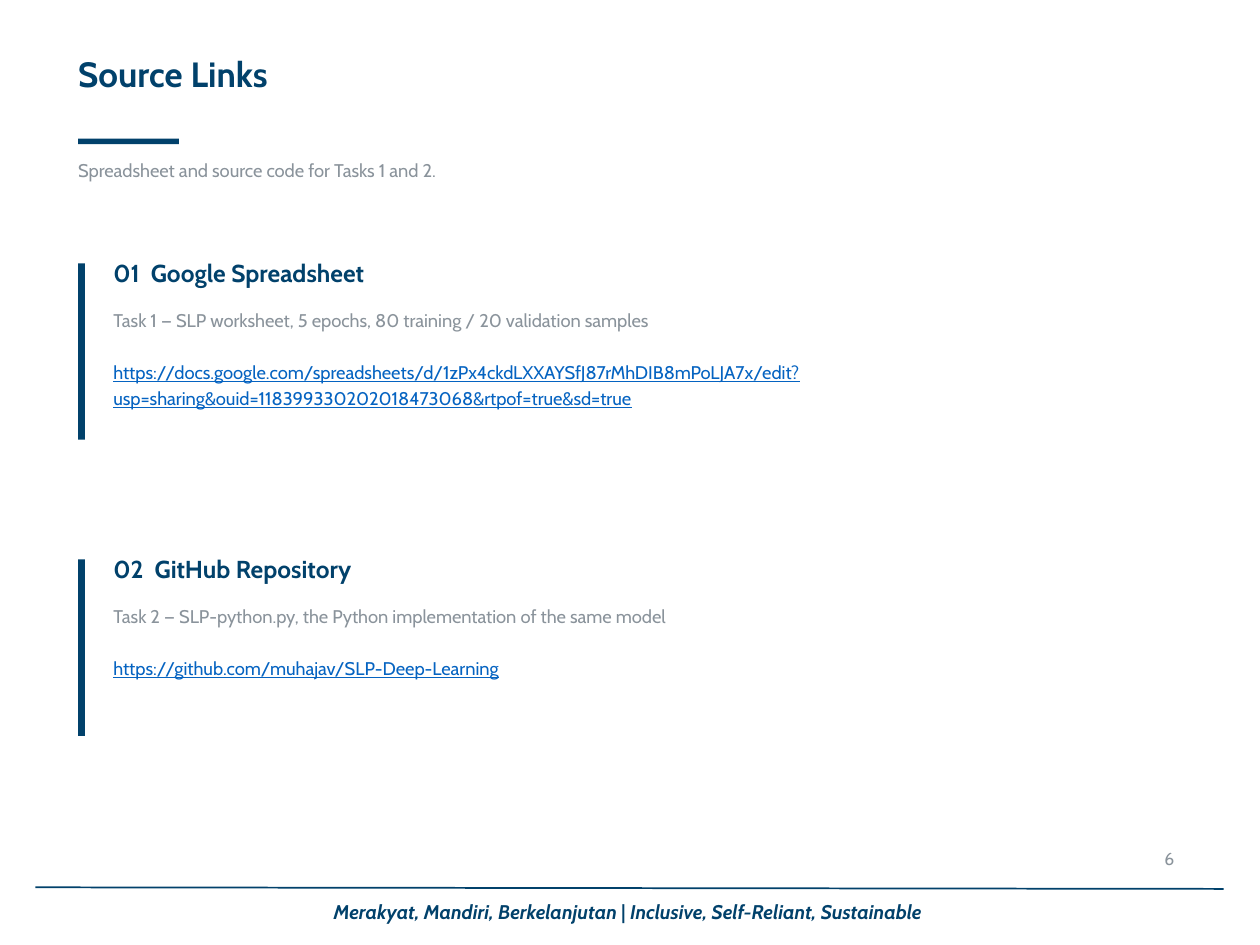
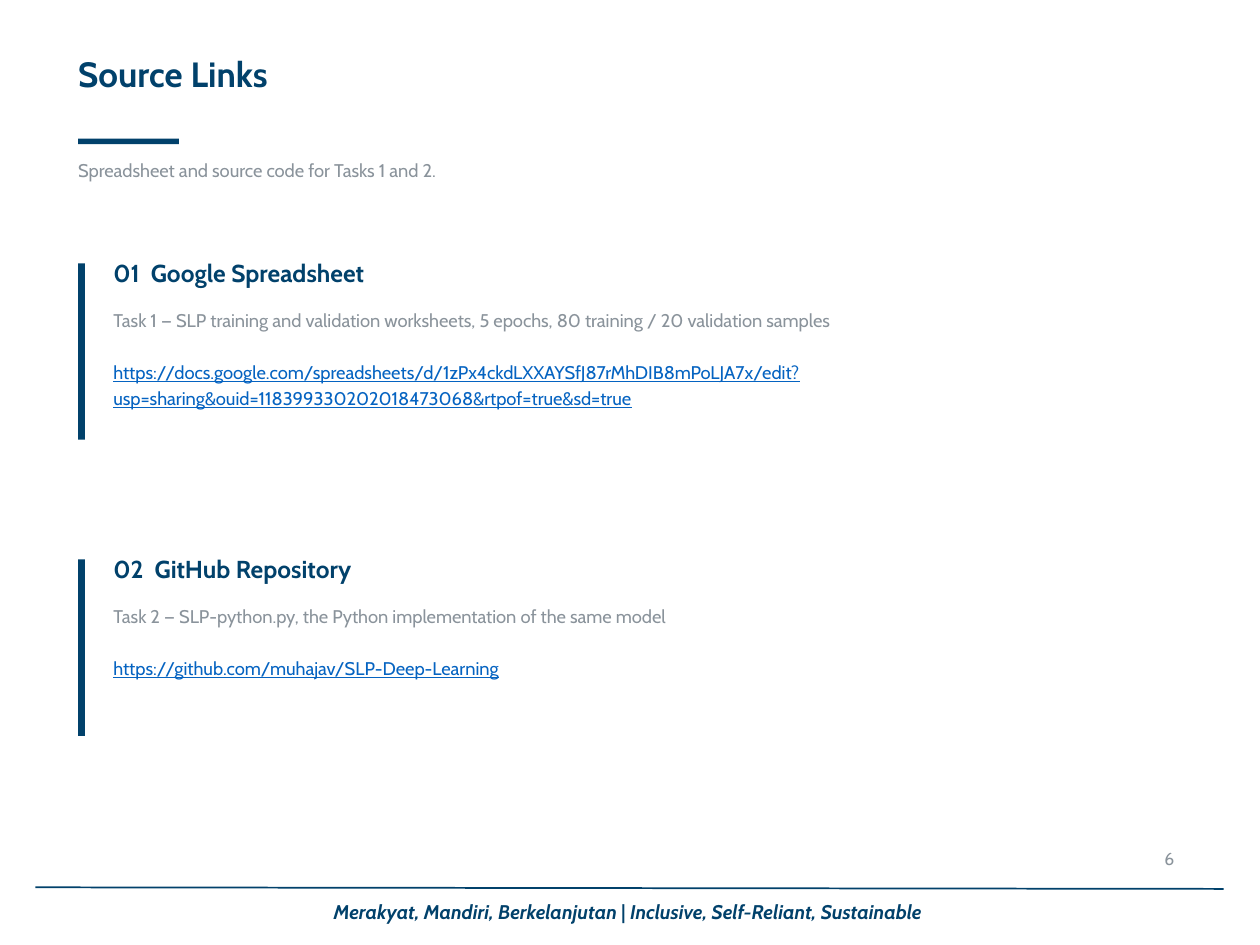
Before and after one commit to muhajav/SLP-Deep-Learning, a slide deck: slide 6 of Assignment 1 - SLP - Muhammad Javier.pptx. Drawn at 1260x945 pixels with LibreOffice and Linux fonts; fonts in the diff are those of the drawing; background and template pictures are left out. Boxes give left, top, right and bottom in pixels: in the first picture for what was removed or moved away, otherwise in the second. Text is boxed around its words. In the diff, an @@ line names an element or a change of style, - is before the commit and + after.

```diff
--- a/Assignment 1 - SLP - Muhammad Javier.pptx
+++ b/Assignment 1 - SLP - Muhammad Javier.pptx
@@ text at [113, 313, 830, 331]: text changed @@
-Task 1 — SLP worksheet, 5 epochs, 80 training / 20 validation samples
+Task 1 — SLP training and validation worksheets, 5 epochs, 80 training / 20 validation samples
```
Also in this commit, not shown: 3 other slides changed, 7 other files.
